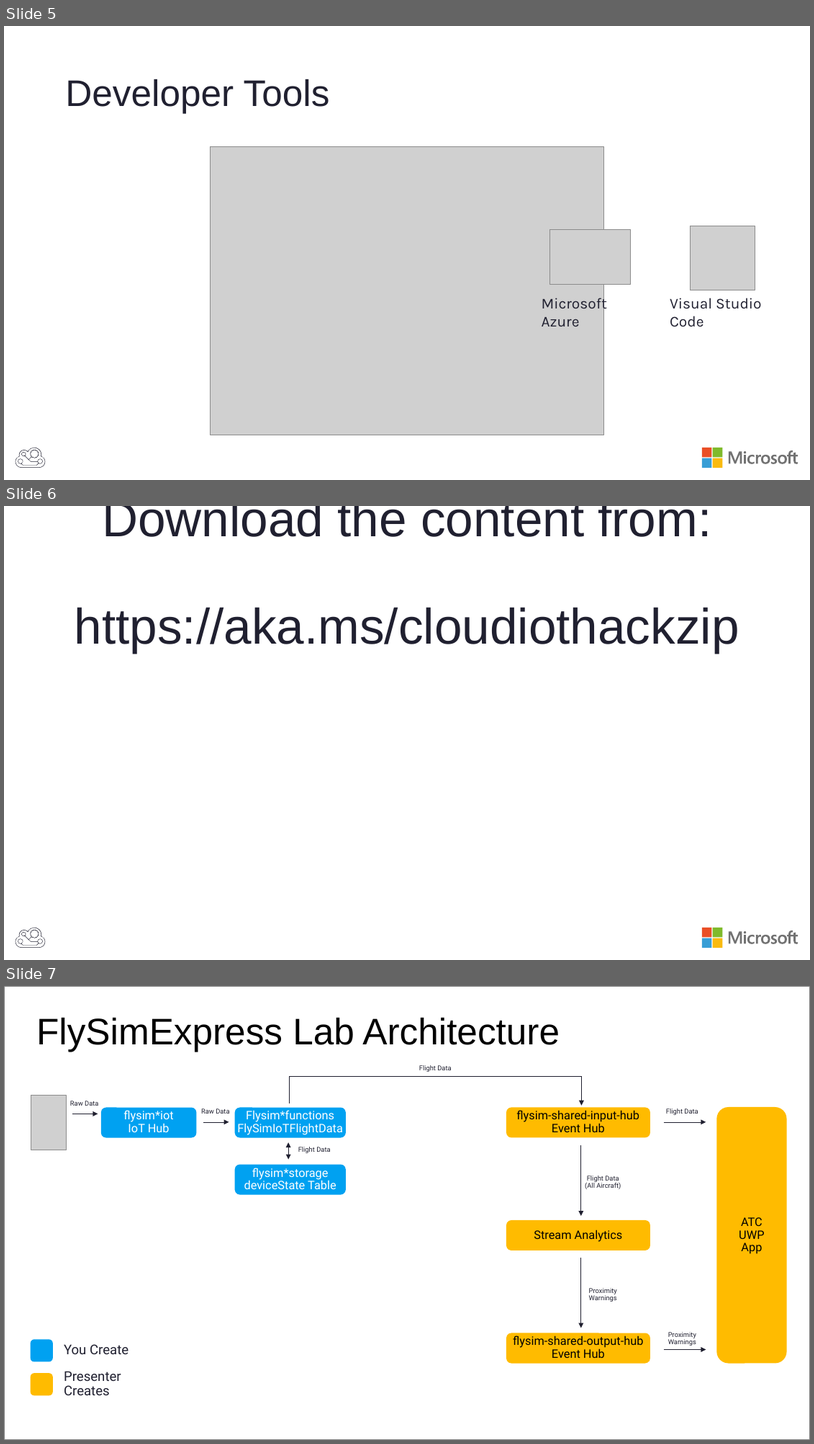
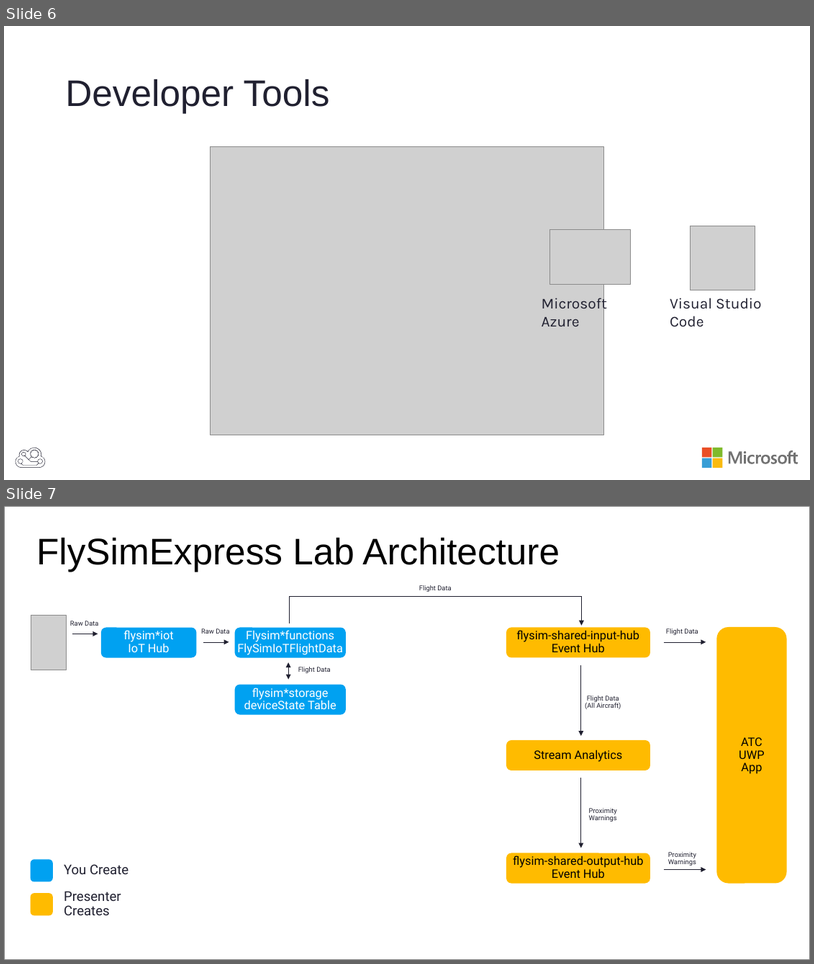
Before and after one commit to BretStateham/FlySimExpress, a slide deck: Slides/FlySimExpress.pptx. Shown one above the other, each under a label of ours: slides 5, 6 and 7 before the commit, slides 6 and 7 after it. The pictures are 814x1444 and 814x964 pixels, drawn with LibreOffice and Linux fonts; fonts in the diff are those of the drawing; grey boxes stand for pictures. Boxes give left, top, right and bottom in pixels: in the first picture for what was removed or moved away, otherwise in the second. Text is boxed around its words. In the diff, an @@ line names an element or a change of style, - is before the commit and + after.

```diff
--- a/Slides/FlySimExpress.pptx
+++ b/Slides/FlySimExpress.pptx
@@ slide 6 removed at (4,506,810,960), background #FFFFFF; not listed: 6 template elements that a slide beside it also shows @@
@@ title removed at (75,506,740,653) @@
-Download the content from:
-https://aka.ms/cloudiothackzip
@@ what was slide 5 is now slide 6 @@
```
Also in this commit, not shown: 2 slides changed, 10 slides added, 3 other slides removed.
